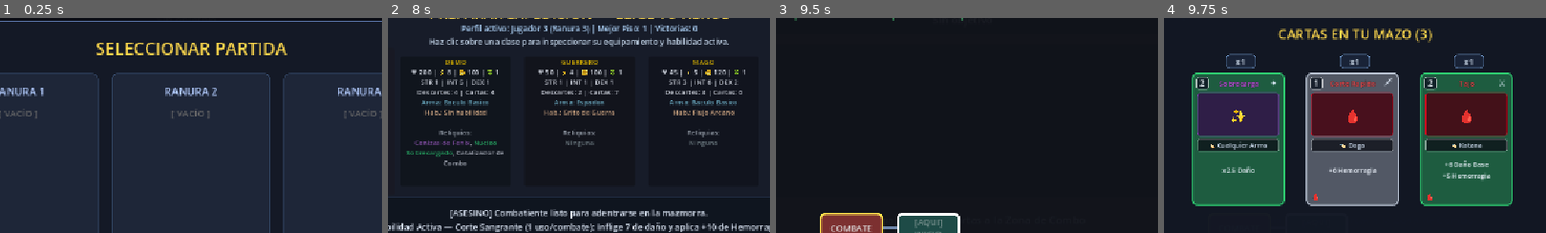
Above: before the commit, frames 1-4 (left to right).
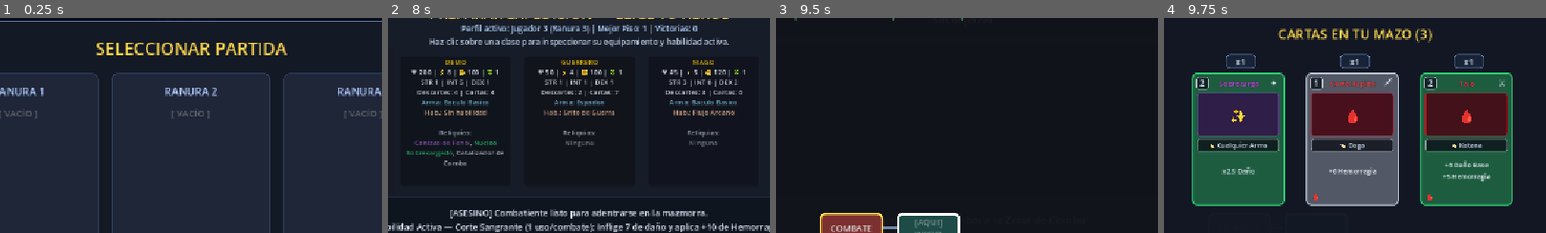
Above: after the commit, the same moments.

Repository: gastonmonsalvo/card_builder
Game: Godot game, scene res://scenes/battle/battle_table.tscn
The game is run twice, just before and just after one commit, with the same random seed, the same clock (stepped at 60 frames per second) and the same inputs.
Inputs:
- Up to frame 1 (0.25 s): no input
- Up to frame 2 (8 s): click "HABILIDAD" at 0.5 s; click "Mazo (0)" at 1.25 s; click "Descarte (0)" at 2 s; click "Cementerio (0)" at 2.75 s; click "INVENTARIO" at 3.5 s; click "NUEVA PARTIDA" at 4.25 s; click "NUEVA PARTIDA" at 5 s; click "NUEVA PARTIDA" at 5.75 s; click "CREAR" at 6.5 s; click "NUEVA EXPEDICIÓN (ELEGIR HÉRO…" at 7.25 s
- Up to frame 3 (9.5 s): click "COMENZAR EXPEDICIÓN (SEMILLA …" at 8 s; click "DESCARTAR (2)" at 8.75 s
- Up to frame 4 (9.75 s): click "MI MAZO (3)" at 9.5 s
The pictures show only the part of the screen within x 25-75%, y 9-59%; the shares and areas given below are measured in that part.

Frames 1-3 are identical in both runs. In frame 4, 0.5% of the frame differs, in the area x 15-86%, y 66-76%.

Commit message:
cambio-de-framework-de-pruebas

Diff:
--- a/cards/data/escudo_basico.tres
+++ b/cards/data/escudo_basico.tres
@@ -1,6 +1,7 @@
 [gd_resource type="Resource" script_class="CardData" format=3 uid="uid://dm8c806rdq7l0"]
 
 [ext_resource type="Script" uid="uid://en8f4ju7d6kp" path="res://cards/effects/card_effect.gd" id="1_18mjd"]
+[ext_resource type="Texture2D" uid="uid://dqfl5yi2engd5" path="res://assets/textures/cards/shield.png" id="1_lkkcp"]
 [ext_resource type="Script" uid="uid://cob1g5x6igww8" path="res://cards/card_data.gd" id="1_qpluq"]
 [ext_resource type="Script" uid="uid://cvh3wc3mgmn13" path="res://cards/effects/defense_effect.gd" id="2_f8gj1"]
 
@@ -11,6 +12,7 @@
 script = ExtResource("1_qpluq")
 title = "Escudo"
 rarity = 1
+artwork = ExtResource("1_lkkcp")
 effects = Array[ExtResource("1_18mjd")]([SubResource("Resource_e555c")])
 description = "+8 de armadura."
 metadata/_custom_type_script = "uid://cob1g5x6igww8"
--- a/cards/data/estocada.tres
+++ b/cards/data/estocada.tres
@@ -1,5 +1,6 @@
 [gd_resource type="Resource" script_class="CardData" format=3 uid="uid://bq4qm6sqy4ddy"]
 
+[ext_resource type="Texture2D" uid="uid://4xj0q0moux63" path="res://assets/textures/cards/sword.png" id="1_2fo2x"]
 [ext_resource type="Script" uid="uid://cob1g5x6igww8" path="res://cards/card_data.gd" id="1_34bvm"]
 [ext_resource type="Script" uid="uid://en8f4ju7d6kp" path="res://cards/effects/card_effect.gd" id="1_txogb"]
 [ext_resource type="Script" uid="uid://c1xcmjlq1a0ck" path="res://cards/effects/damage_effect.gd" id="2_dmg10"]
@@ -11,6 +12,7 @@
 [resource]
 script = ExtResource("1_34bvm")
 title = "Estocada"
+artwork = ExtResource("1_2fo2x")
 effects = Array[ExtResource("1_txogb")]([SubResource("Resource_dmg10")])
 description = "+10 de daño."
 required_weapon_class = Array[int]([1, 5])
--- a/project.godot
+++ b/project.godot
@@ -28,7 +28,7 @@
 
 [editor_plugins]
 
-enabled=PackedStringArray()
+enabled=PackedStringArray("res://addons/gdUnit4/plugin.cfg")
 
 [physics]
 
--- a/scenes/battle/battle_table.tscn
+++ b/scenes/battle/battle_table.tscn
@@ -88,8 +88,6 @@
 offset_bottom = -10.0
 grow_horizontal = 2
 grow_vertical = 2
-text = "DATOS
-DEL JUGADOR"
 vertical_alignment = 1
 
 [node name="EnemyPanel" type="Panel" parent="HUD" unique_id=9001004]
--- a/scenes/menus/main_menu_view.gd
+++ b/scenes/menus/main_menu_view.gd
@@ -1,7 +1,7 @@
 ## Vista principal del Menú de Inicio (`MainMenuView`) construida proceduralmente.
 ## Presenta el estado del perfil activo ya cargado (nombre, ranura, récord de piso y victorias),
 ## informa el resultado de la última expedición (si hubo Game Over o abandono) y coordina el acceso
-## hacia la pantalla dedicada de selección de héroe (`HeroSelectView`), el cambio de perfil o el cierre del juego.
+## hacia la pantalla dedicada de selección de héroe (`qqqqqqqqqqqqqqqqqqqqqqqqqqqqqqqqqqqqqqqSelectView`), el cambio de perfil o el cierre del juego.
 extends Control
 class_name MainMenuView
 
--- /dev/null
+++ b/test/test_prueba.gd
@@ -0,0 +1,8 @@
+
+class_name TestPrueba
+extends GdUnitTestSuite
+
+
+
+func test_funciona_gdunit() -> void:
+	assert_int(2 + 2).is_equal(4)
--- a/ui/battle/player_hud.gd
+++ b/ui/battle/player_hud.gd
@@ -1,24 +1,85 @@
 extends Panel
 class_name PlayerHUD
 
-@onready var stats_label: Label = $PlayerStatsLabel
+# Rutas a los íconos
+const ICON_HEART := "res://assets/textures/ui/heart.png"
+const ICON_WEAPON := "res://assets/textures/ui/weapon.png"
+const ICON_ENERGY := "res://assets/textures/ui/energy.png"
+const ICON_LUCK := "res://assets/textures/ui/luck.png"
+const ICON_BLOCK := "res://assets/textures/ui/block.png"
+const ICON_DMG := "res://assets/textures/ui/damage.png"
+const ICON_CRIT := "res://assets/textures/ui/crit.png"
 
-## Renderiza los datos del jugador recibidos desde BattleHUD (incluyendo Nivel, bono de daño global y probabilidad de crítico).
+var _container: VBoxContainer
+var _name_label: Label
+
+# Referencias a las filas
+var _row_hp: StatRow
+var _row_block: StatRow
+var _row_weapon: StatRow
+var _row_energy: StatRow
+var _row_luck: StatRow
+var _row_dmg: StatRow
+var _row_crit: StatRow
+
+func _ready() -> void:
+	# Contenedor principal vertical
+	_container = VBoxContainer.new()
+	_container.set_anchors_preset(Control.PRESET_FULL_RECT)
+	_container.add_theme_constant_override("separation", 4)
+	add_child(_container)
+
+	# Nombre (sin ícono)
+	_name_label = Label.new()
+	_container.add_child(_name_label)
+
+	# Crear las filas con tamaños personalizados
+	_row_hp = _create_row(Vector2(32, 32))      # Corazón grande
+	_row_hp.set_icon(ICON_HEART)
+
+	_row_block = _create_row(Vector2(32, 32))   # Escudo mediano
+	_row_block.set_icon(ICON_BLOCK)
+
+	_row_weapon = _create_row(Vector2(24, 24))   # Arma normal
+	_row_weapon.set_icon(ICON_WEAPON)
+
+	_row_energy = _create_row(Vector2(24, 24))   # Energía normal
+	_row_energy.set_icon(ICON_ENERGY)
+
+	_row_luck = _create_row(Vector2(20, 20))     # Trébol chico
+	_row_luck.set_icon(ICON_LUCK)
+
+	_row_dmg = _create_row(Vector2(24, 24))      # Daño normal
+	_row_dmg.set_icon(ICON_DMG)
+
+	_row_crit = _create_row(Vector2(24, 24))     # Crítico normal
+	_row_crit.set_icon(ICON_CRIT)
+
+## Helper para crear una fila con tamaño de ícono personalizado
+func _create_row(icon_size: Vector2 = Vector2(24, 24)) -> StatRow:
+	var row := StatRow.new()
+	row.icon_size = icon_size  # Setear ANTES de add_child para que _ready() lo use
+	_container.add_child(row)
+	return row
+
+## Renderiza los datos del jugador
 func update_data(player_hp: int, max_player_hp: int, player_block: int,
 				 energy: int, max_energy: int, player_luck: int,
 				 hero_name: String, weapon_name: String,
 				 player_level: int = 1, level_dmg_pct: int = 0, crit_pct: float = 0.0) -> void:
-	var lines: Array[String] = [
-		"%s (Nvl %d)" % [hero_name, player_level],
-		"❤️: %d / %d" % [player_hp, max_player_hp],
-		"🗡️: %s" % weapon_name,
-		"⚡: %d / %d" % [energy, max_energy],
-		"🍀: %d" % player_luck,
-		"💥 Daño: +%d%%" % level_dmg_pct,
-		"🎯 Crítico: %.1f%%" % crit_pct
-	]
+
+	_name_label.text = "%s (Nivel %d)" % [hero_name, player_level]
+
+	_row_hp.set_text("%d / %d" % [player_hp, max_player_hp])
 
 	if player_block > 0:
-		lines.insert(3, "🛡️: +%d" % player_block)
+		_row_block.set_text("+%d" % player_block)
+		_row_block.set_visible(true)
+	else:
+		_row_block.set_visible(false)
 
-	stats_label.text = "\n".join(lines)
+	_row_weapon.set_text(weapon_name)
+	_row_energy.set_text("%d / %d" % [energy, max_energy])
+	_row_luck.set_text("%d" % player_luck)
+	_row_dmg.set_text("+%d%%" % level_dmg_pct)
+	_row_crit.set_text("%.1f%%" % crit_pct)
--- /dev/null
+++ b/ui/battle/stat_row.gd
@@ -0,0 +1,36 @@
+extends HBoxContainer
+class_name StatRow
+
+@export var icon_size: Vector2 = Vector2(24, 24)  # NUEVO: configurable
+
+var _icon: TextureRect
+var _label: Label
+
+func _ready() -> void:
+	add_theme_constant_override("separation", 8)
+	size_flags_horizontal = Control.SIZE_EXPAND_FILL
+
+	# Crear el ícono usando el tamaño configurado
+	_icon = TextureRect.new()
+	_icon.custom_minimum_size = icon_size  # <--- USA EL PARÁMETRO
+	_icon.expand_mode = TextureRect.EXPAND_FIT_WIDTH
+	_icon.stretch_mode = TextureRect.STRETCH_KEEP_ASPECT_CENTERED
+	_icon.size_flags_vertical = Control.SIZE_SHRINK_CENTER
+	add_child(_icon)
+
+	# Crear el texto
+	_label = Label.new()
+	_label.size_flags_horizontal = Control.SIZE_EXPAND_FILL
+	add_child(_label)
+
+## Setear la imagen del ícono
+func set_icon(texture_path: String) -> void:
+	if ResourceLoader.exists(texture_path):
+		_icon.texture = load(texture_path)
+		_icon.visible = true
+	else:
+		_icon.visible = false
+
+## Setear el texto
+func set_text(text: String) -> void:
+	_label.text = text
--- a/ui/cards/card_ui.tscn
+++ b/ui/cards/card_ui.tscn
@@ -88,10 +88,10 @@
 anchors_preset = 15
 anchor_right = 1.0
 anchor_bottom = 1.0
-offset_left = 2.0
-offset_top = 2.0
-offset_right = -2.0
-offset_bottom = -2.0
+offset_left = 18.0
+offset_top = -6.0
+offset_right = -14.0
+offset_bottom = 8.0
 grow_horizontal = 2
 grow_vertical = 2
 mouse_filter = 2
@@ -137,6 +137,7 @@
 clip_text = true
 
 [node name="StatsLabel" type="Label" parent="." unique_id=2073088475]
+custom_minimum_size = Vector2(150, 150)
 layout_mode = 1
 anchors_preset = -1
 anchor_top = 0.595
Not shown, added: addons/gdUnit4/GdUnitRunner.cfg
Not shown, added: addons/gdUnit4/bin/GdUnitCmdTool.gd
Not shown, added: addons/gdUnit4/bin/GdUnitCmdTool.gd.uid
Not shown, added: addons/gdUnit4/bin/GdUnitCopyLog.gd
Not shown, added: addons/gdUnit4/bin/GdUnitCopyLog.gd.uid
Not shown, added: addons/gdUnit4/plugin.cfg
Not shown, added: addons/gdUnit4/plugin.gd
Not shown, added: addons/gdUnit4/plugin.gd.uid
Not shown, added: addons/gdUnit4/src/Comparator.gd
Not shown, added: addons/gdUnit4/src/Comparator.gd.uid
Not shown, added: addons/gdUnit4/src/Fuzzers.gd
Not shown, added: addons/gdUnit4/src/Fuzzers.gd.uid
(and 662 more such lines)
